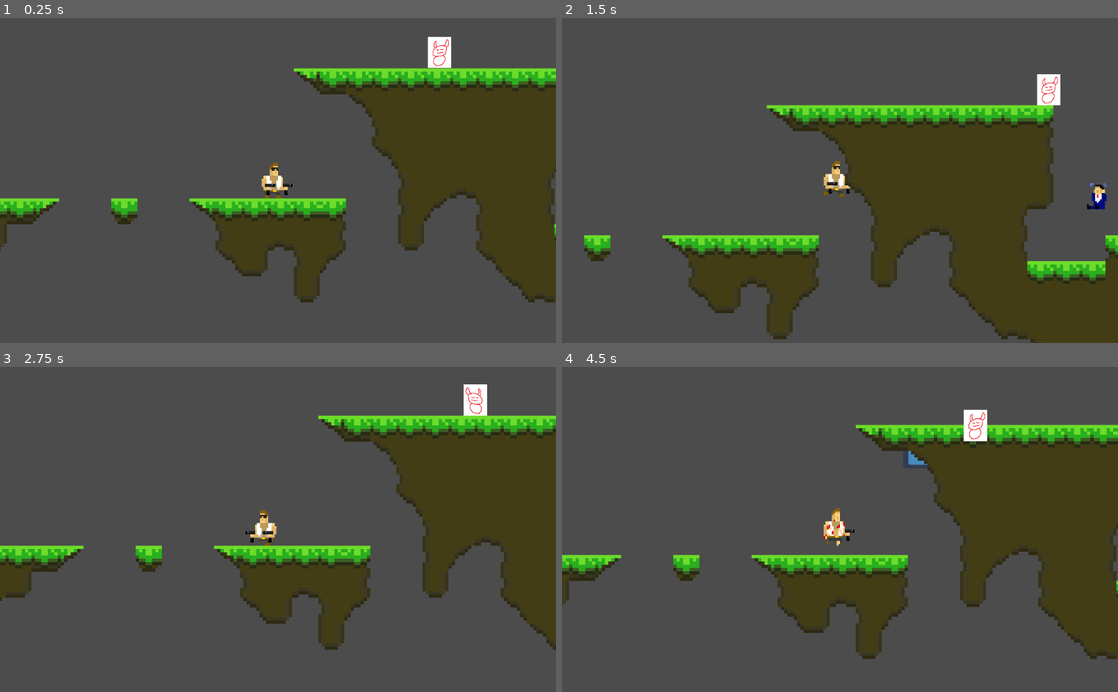
Above: before the commit, frames 1-4 (two rows, left to right).
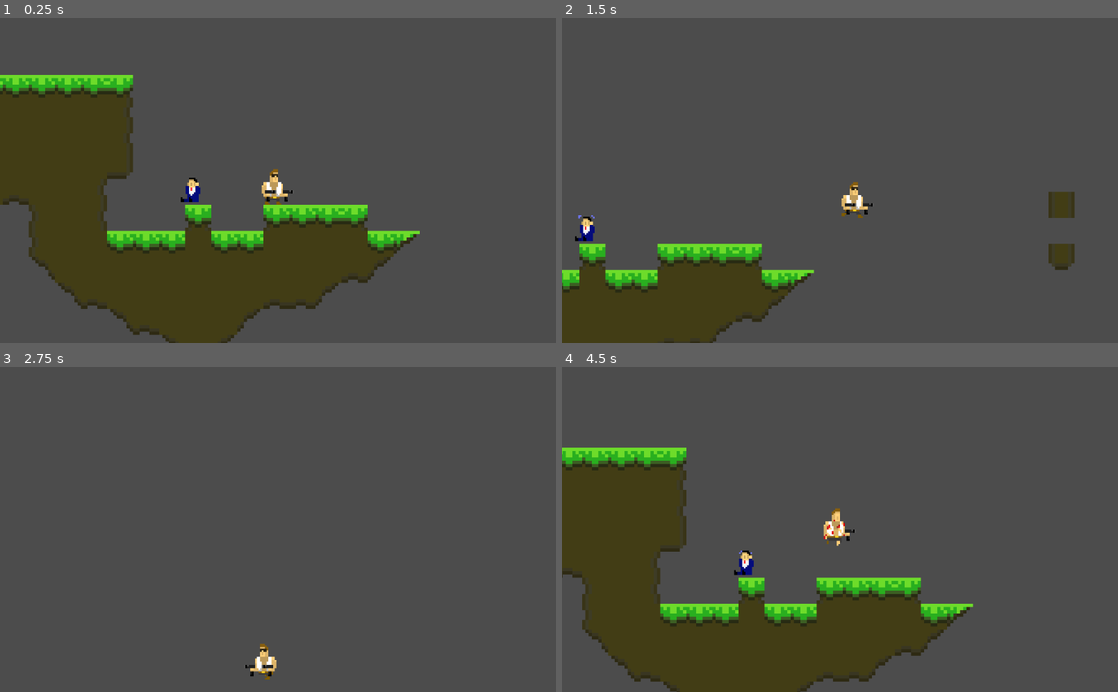
Above: after the commit, the same moments.

Repository: Slimonade1/Eksamensprojekt
Game: Godot game, scene res://Scenes/masterScene.tscn
The game is run twice, just before and just after one commit, with the same random seed, the same clock (stepped at 60 frames per second) and the same inputs. The engine's default icon, where the game draws it, is replaced by a stand-in: a white triangle on a blue panel in a dark square.
Inputs:
- Up to frame 1 (0.25 s): no input
- Up to frame 2 (1.5 s): tap Enter at 0.5 s; hold D (ui_right) from 0.53 s (still down); tap W (ui_up) at 0.77 s
- Up to frame 3 (2.75 s): tap W (ui_up) at 1.52 s; release D (ui_right) at 2.03 s; hold A (ui_left) from 2.03 s (still down)
- Up to frame 4 (4.5 s): release A (ui_left) at 2.78 s; hold D (ui_right) 2.78-4.25 s; tap W (ui_up) at 3.02, 3.77 s; tap Escape (pause) at 4.15 s; click "Reload Checkpoint" at 4.25 s

The runs differ from the first frame. In frame 1, 46% of the frame differs, in the area x 0-100%, y 5-100%; in frame 2, 37%; in frame 3, 23%; in frame 4, 46%.

Commit message:
#3 Timer on companion pickup

Diff:
--- a/Scenes/gameScene.tscn
+++ b/Scenes/gameScene.tscn
@@ -599,7 +599,7 @@
 margin_bottom = -708.0
 
 [node name="Player" parent="." instance=ExtResource( 1 )]
-position = Vector2( 499, -461 )
+position = Vector2( 1339, -503 )
 
 [node name="Camera2D" type="Camera2D" parent="Player"]
 position = Vector2( 0, 10 )
@@ -611,7 +611,7 @@
 [node name="Companions" type="Node" parent="."]
 
 [node name="Companion" parent="Companions" instance=ExtResource( 3 )]
-position = Vector2( 1139, -456 )
+position = Vector2( 1165, -413 )
 
 [node name="Background" type="Node" parent="."]
 
@@ -628,7 +628,7 @@
 [node name="Enemies" type="Node" parent="."]
 
 [node name="Enemy" parent="Enemies" instance=ExtResource( 4 )]
-position = Vector2( 749, -623 )
+position = Vector2( 739, -688 )
 
 [node name="Jump effect" type="AnimatedSprite" parent="."]
 visible = false
@@ -639,6 +639,6 @@
 script = ExtResource( 19 )
 
 [node name="Bullet" parent="." instance=ExtResource( 20 )]
-position = Vector2( 647, -567 )
+position = Vector2( 368, -670 )
 
 [connection signal="animation_finished" from="Jump effect" to="Player" method="_on_Jump_effect_animation_finished"]
--- a/Scenes/masterScene.tscn
+++ b/Scenes/masterScene.tscn
@@ -5,3 +5,4 @@
 [node name="masterScene" type="Node2D"]
 
 [node name="gameScene" parent="." instance=ExtResource( 1 )]
+position = Vector2( -16, 11 )
--- a/Scripts/CharacterDescription.gd
+++ b/Scripts/CharacterDescription.gd
@@ -3,12 +3,24 @@
 var is_paused = false setget set_is_paused
 onready var description = $CanvasLayer
 onready var showing = false
+var inputCooldown = 3
+var cooldown = false
+var showDescription = false
 
 func _process(delta):
 	if showing:
-		self.is_paused = ! is_paused
+		self.is_paused = true
 		set_is_paused(self.is_paused)
-		print("OMG CharacterDescription Showings", is_paused )
+		cooldown = true
+
+	if cooldown:
+		inputCooldown -= delta
+
+	if inputCooldown <= 0:
+		cooldown = false
+		inputCooldown = 3
+		showDescription = true
+
 
 func set_is_paused(value):
 	is_paused = value
@@ -16,6 +28,6 @@
 	description.visible = is_paused
 
 func _input(event):
-	if event is InputEventKey and event.pressed:
+	if event is InputEventKey and event.pressed and showDescription:
 		showing = false
 		self.is_paused = false
--- a/Scripts/Companion.gd
+++ b/Scripts/Companion.gd
@@ -13,6 +13,4 @@
 		body.showCompanion()
 		infoScreen.showing = true
 
-		var timer = Timer.new()
-
 		queue_free()
--- a/Scripts/Jump effect.gd
+++ b/Scripts/Jump effect.gd
@@ -1,16 +1 @@
 extends AnimatedSprite
-
-
-# Declare member variables here. Examples:
-# var a = 2
-# var b = "text"
-
-
-# Called when the node enters the scene tree for the first time.
-func _ready():
-	pass # Replace with function body.
-
-
-# Called every frame. 'delta' is the elapsed time since the previous frame.
-#func _process(delta):
-#	pass
--- a/Singletons.gd
+++ b/Singletons.gd
@@ -1,3 +1 @@
 extends Node
-
-var lmao = 1
